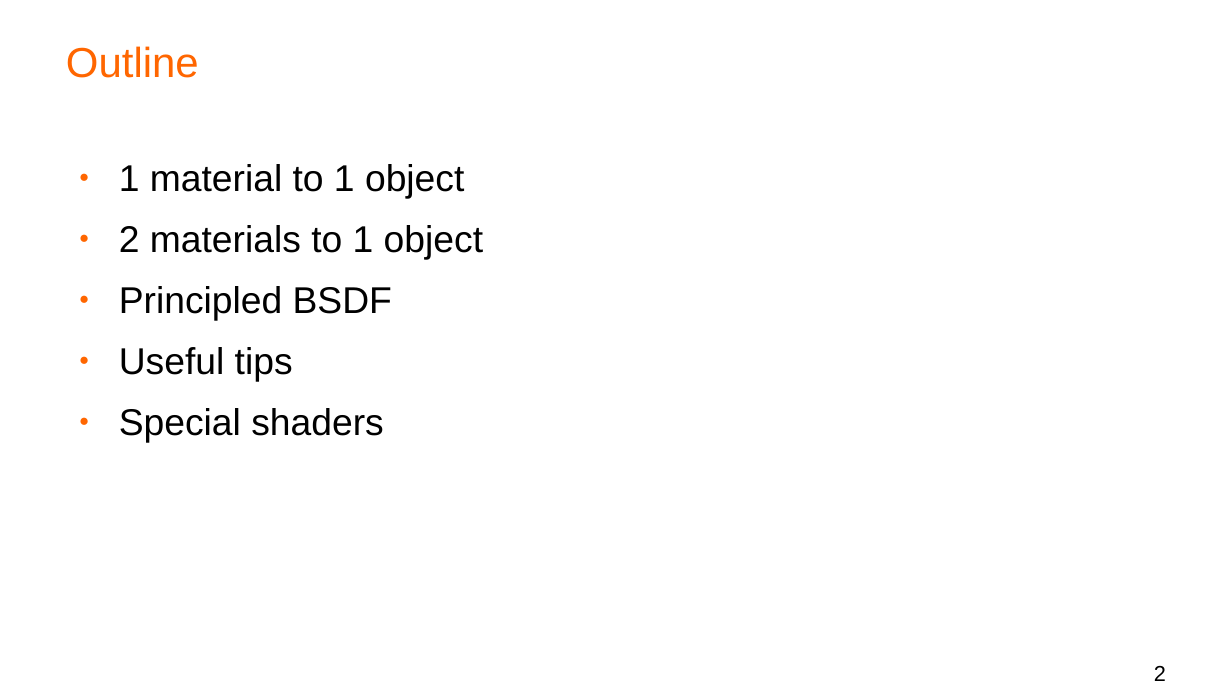
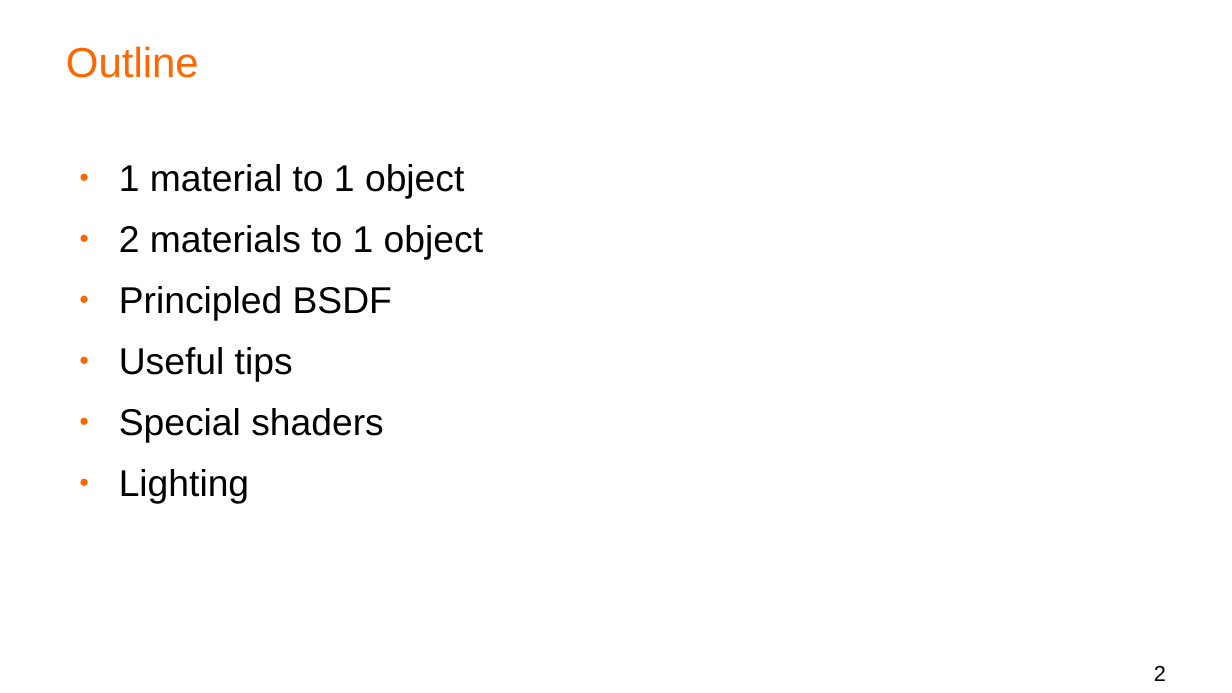
Before and after one commit to projetoalfobre/Ordu-2025-3d-training, a slide deck: slide 2 of presentations/3-materials.odp. Drawn at 1232x693 pixels with LibreOffice and Linux fonts; fonts in the diff are those of the drawing; background and template pictures are left out. Boxes give left, top, right and bottom in pixels: in the first picture for what was removed or moved away, otherwise in the second. Text is boxed around its words. In the diff, an @@ line names an element or a change of style, - is before the commit and + after.

```diff
--- a/presentations/3-materials.odp
+++ b/presentations/3-materials.odp
@@ text at box(119, 469, 249, 504): paragraph added @@
+● Lighting
```
Also in this commit, not shown: 4 other slides changed, 7 other files.
